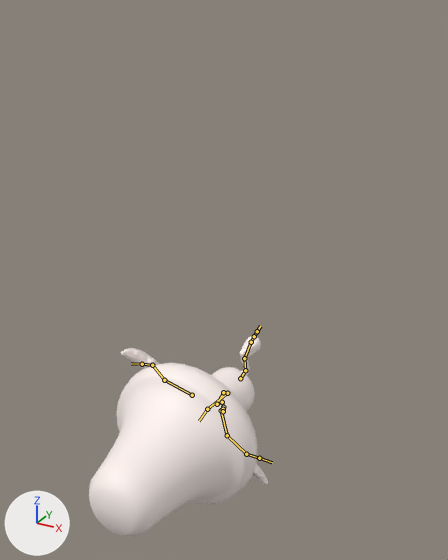
The FBX model Assets/Prefabs/Character/mushroom 1.fbx: old version first, new version second.
Rendered twice from a camera (50 mm lens) standing at (1.035, -2.496, 1.43) and looking at (-0.018, -0.582, 0.473). Every picture has the same lights, and +X, +Y and +Z are marked at lower left. Both versions are drawn at frame 9 of the action 'Armature|JumpBegin'; the numbers are the values there. The bones that bend it are drawn over the model as lines.

Objects in the first picture: 'body.001'.
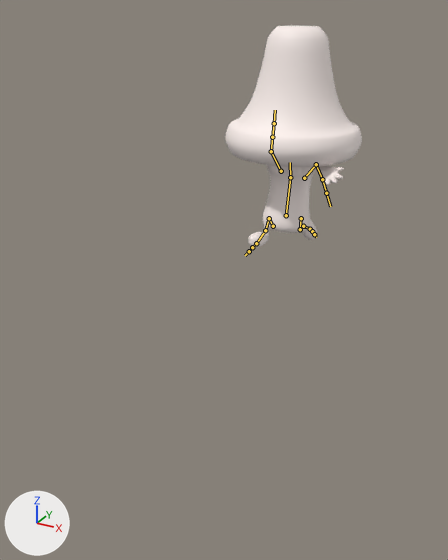
The change in detail:
Object 'Armature' (bone_rig_object) turns from (90, 0, 0) to (0, 0, 1) degrees about its own x, y and z.

Location of each change, [x1, y1, x2, y2] in pixels of the pictures (448 x 560 px):
'body.001', posed (23% narrower, 10% taller)
    before: [89, 336, 268, 536]
    after: [225, 26, 362, 247]
